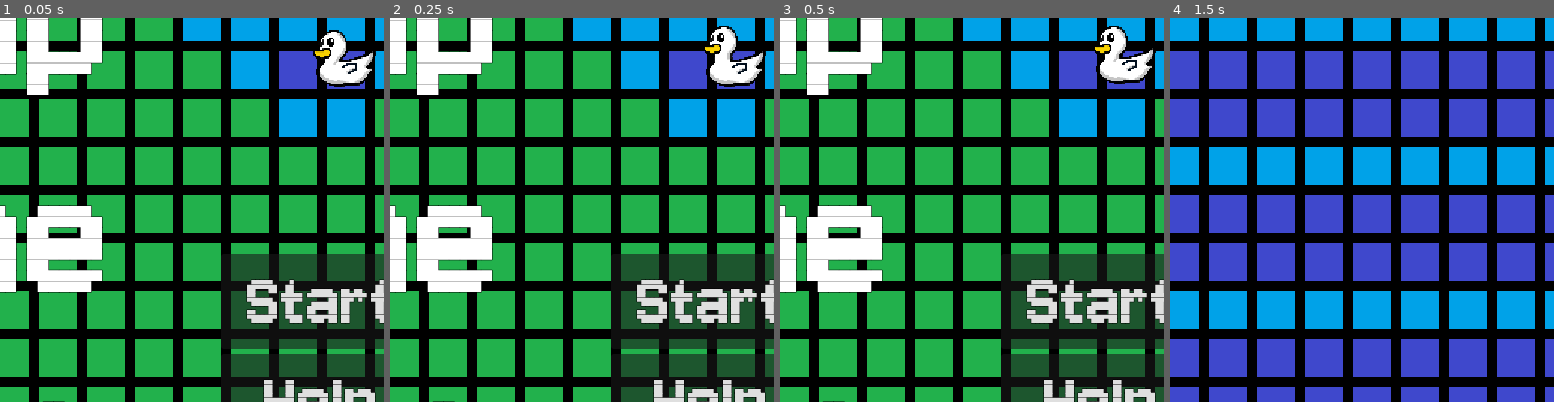
Above: before the commit, frames 1-4 (left to right).
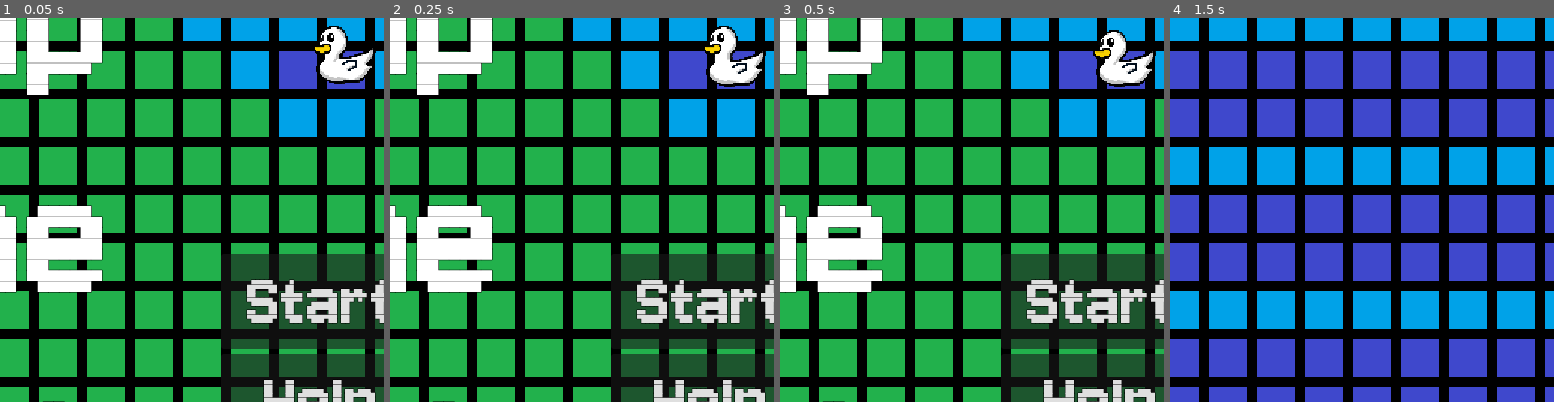
Above: after the commit, the same moments.

Repository: CamComDuck/TapTheDucks
Game: Godot game, scene res://title/title.tscn
Two runs of this game, one before a commit and one after it. Both use one fixed random seed, a clock stepped at 60 frames per second and the inputs below.
Inputs:
- Up to frame 1 (0.05 s): no input
- Up to frame 2 (0.25 s): no input
- Up to frame 3 (0.5 s): no input
- Up to frame 4 (1.5 s): click "Start" at 0.5 s; tap Enter at 1.25 s; hold D (interact_right) from 1.28 s (still down)
The pictures show only the part of the screen within x 33-83%, y 21-71%; the shares and areas given below are measured in that part.

The runs differ from the first frame. In frame 1, 0.9% of the frame differs, in the area x 81-98%, y 2-18%; in frame 2, nothing differs; in frame 3, 0.9%; in frame 4, nothing differs.

Commit message:
Add sprites to minigame scene

Diff:
--- a/project/level/level.gd
+++ b/project/level/level.gd
@@ -323,7 +323,7 @@
 				_allow_input = false
 				GameInfo.game_paused = true
 				var new_minigame := minigame.instantiate()
-				get_parent().add_child(new_minigame)
+				get_parent().add_child.call_deferred(new_minigame)
 
 				var minigame_points : int = await new_minigame.minigame_finished
 				_on_points_gained(minigame_points)
--- a/project/minigame/minigame.tscn
+++ b/project/minigame/minigame.tscn
@@ -1,7 +1,8 @@
-[gd_scene load_steps=4 format=4 uid="uid://cft8vigxuurai"]
+[gd_scene load_steps=5 format=4 uid="uid://cft8vigxuurai"]
 
 [ext_resource type="Script" path="res://minigame/minigame.gd" id="1_3qcdb"]
 [ext_resource type="TileSet" uid="uid://ch7gon45j0wgo" path="res://level/tile_background.tres" id="2_4qqgl"]
+[ext_resource type="PackedScene" uid="uid://3f2ol0bm2jjt" path="res://player/player.tscn" id="2_k0wcu"]
 [ext_resource type="SpriteFrames" uid="uid://bgomhltpc62oi" path="res://duck/duck_sprite_frames.tres" id="3_psmgc"]
 
 [node name="Minigame" type="Node2D"]
@@ -9,23 +10,85 @@
 z_as_relative = false
 script = ExtResource("1_3qcdb")
 
+[node name="Player" parent="." instance=ExtResource("2_k0wcu")]
+z_index = 105
+position = Vector2(91, 289.885)
+scale = Vector2(2, 2)
+
 [node name="ButtonTesting" type="Button" parent="."]
 z_index = 101
 z_as_relative = false
 offset_left = 360.0
-offset_top = 344.0
+offset_top = 444.0
 offset_right = 414.0
-offset_bottom = 375.0
+offset_bottom = 475.0
 text = "Finish"
 
 [node name="MinigameBackground" type="TileMapLayer" parent="."]
-modulate = Color(1, 1, 1, 0.407843)
+modulate = Color(1, 1, 1, 0.490196)
 z_index = 100
 z_as_relative = false
 tile_map_data = PackedByteArray("AAAAAAAAAAAAAAAAAAAAAAEAAAAAAAAAAAAAAAIAAAAAAAAAAAAAAAMAAAAAAAAAAAAAAAQAAAAAAAAAAAAAAA …(4016 unchanged characters)…
 tile_set = ExtResource("2_4qqgl")
 
 [node name="HidingSpot1" type="AnimatedSprite2D" parent="."]
+z_index = 105
+z_as_relative = false
+position = Vector2(97, 146)
+scale = Vector2(2, 2.12)
 sprite_frames = ExtResource("3_psmgc")
+autoplay = "default"
+
+[node name="HidingSpot2" type="AnimatedSprite2D" parent="."]
+z_index = 105
+z_as_relative = false
+position = Vector2(243, 145)
+scale = Vector2(2, 2.12)
+sprite_frames = ExtResource("3_psmgc")
+autoplay = "default"
+
+[node name="HidingSpot3" type="AnimatedSprite2D" parent="."]
+z_index = 105
+z_as_relative = false
+position = Vector2(386, 145)
+scale = Vector2(2, 2.12)
+sprite_frames = ExtResource("3_psmgc")
+autoplay = "default"
+
+[node name="HidingSpot4" type="AnimatedSprite2D" parent="."]
+z_index = 105
+z_as_relative = false
+position = Vector2(525, 143)
+scale = Vector2(2, 2.12)
+sprite_frames = ExtResource("3_psmgc")
+autoplay = "default"
+
+[node name="HidingSpot5" type="AnimatedSprite2D" parent="."]
+z_index = 105
+z_as_relative = false
+position = Vector2(673, 148)
+scale = Vector2(2, 2.12)
+sprite_frames = ExtResource("3_psmgc")
+autoplay = "default"
+
+[node name="PlayerPosition1" type="Marker2D" parent="."]
+position = Vector2(94, 243)
+gizmo_extents = 50.0
+
+[node name="PlayerPosition2" type="Marker2D" parent="."]
+position = Vector2(240, 241)
+gizmo_extents = 50.0
+
+[node name="PlayerPosition3" type="Marker2D" parent="."]
+position = Vector2(393, 241)
+gizmo_extents = 50.0
+
+[node name="PlayerPosition4" type="Marker2D" parent="."]
+position = Vector2(528, 242)
+gizmo_extents = 50.0
+
+[node name="PlayerPosition5" type="Marker2D" parent="."]
+position = Vector2(672, 238)
+gizmo_extents = 50.0
 
 [connection signal="pressed" from="ButtonTesting" to="." method="_on_button_testing_pressed"]
--- a/project/title/title.tscn
+++ b/project/title/title.tscn
@@ -1,35 +1,14 @@
-[gd_scene load_steps=13 format=4 uid="uid://b65g800w03rpy"]
+[gd_scene load_steps=11 format=4 uid="uid://b65g800w03rpy"]
 
 [ext_resource type="TileSet" uid="uid://ch7gon45j0wgo" path="res://level/tile_background.tres" id="1_7oxq5"]
 [ext_resource type="Script" path="res://title/title.gd" id="1_r7xhm"]
 [ext_resource type="Theme" uid="uid://cehlnuq88iqv4" path="res://primary_theme.tres" id="2_cgims"]
 [ext_resource type="Texture2D" uid="uid://dwbmhjla24vos" path="res://duck/graphics/duck_body_1.png" id="3_j7int"]
-[ext_resource type="Texture2D" uid="uid://bx261j6w3nnlw" path="res://duck/graphics/duck_body_2.png" id="4_65vgd"]
-[ext_resource type="Texture2D" uid="uid://cf2q4egp5w6rm" path="res://duck/graphics/duck_body_3.png" id="5_ibqkb"]
+[ext_resource type="SpriteFrames" uid="uid://bgomhltpc62oi" path="res://duck/duck_sprite_frames.tres" id="4_5l0oq"]
 [ext_resource type="Texture2D" uid="uid://baiwwtm46sfux" path="res://title/vertical_arrow.png" id="7_ung5p"]
 [ext_resource type="Texture2D" uid="uid://hattrt3udigl" path="res://title/horizontal_arrow.png" id="8_mh4nd"]
 [ext_resource type="Texture2D" uid="uid://cvkbvvy3tygxa" path="res://fruit/graphics/fruit_whole.png" id="9_mpvb2"]
 [ext_resource type="Texture2D" uid="uid://tmol3aehe6c" path="res://fruit/graphics/fruit_eaten.png" id="10_jydad"]
-
-[sub_resource type="SpriteFrames" id="SpriteFrames_5t2nn"]
-animations = [{
-"frames": [{
-"duration": 1.0,
-"texture": ExtResource("3_j7int")
-}, {
-"duration": 1.0,
-"texture": ExtResource("4_65vgd")
-}, {
-"duration": 1.0,
-"texture": ExtResource("5_ibqkb")
-}, {
-"duration": 1.0,
-"texture": ExtResource("4_65vgd")
-}],
-"loop": true,
-"name": &"default",
-"speed": 5.0
-}]
 
 [sub_resource type="StyleBoxFlat" id="StyleBoxFlat_5f6bg"]
 bg_color = Color(0.188235, 0.458824, 0.254902, 1)
@@ -66,17 +45,17 @@
 [node name="Duck1" type="AnimatedSprite2D" parent="."]
 position = Vector2(599, 203)
 scale = Vector2(1.5, 1.5)
-sprite_frames = SubResource("SpriteFrames_5t2nn")
+sprite_frames = ExtResource("4_5l0oq")
 autoplay = "default"
-frame_progress = 0.467451
+frame = 1
+frame_progress = 0.964471
 flip_h = true
 
 [node name="Duck2" type="AnimatedSprite2D" parent="."]
 position = Vector2(551, 114)
 scale = Vector2(1.5, 1.5)
-sprite_frames = SubResource("SpriteFrames_5t2nn")
+sprite_frames = ExtResource("4_5l0oq")
 autoplay = "default"
-frame_progress = 0.467451
 
 [node name="ButtonContainer" type="VBoxContainer" parent="."]
 offset_left = 475.0
